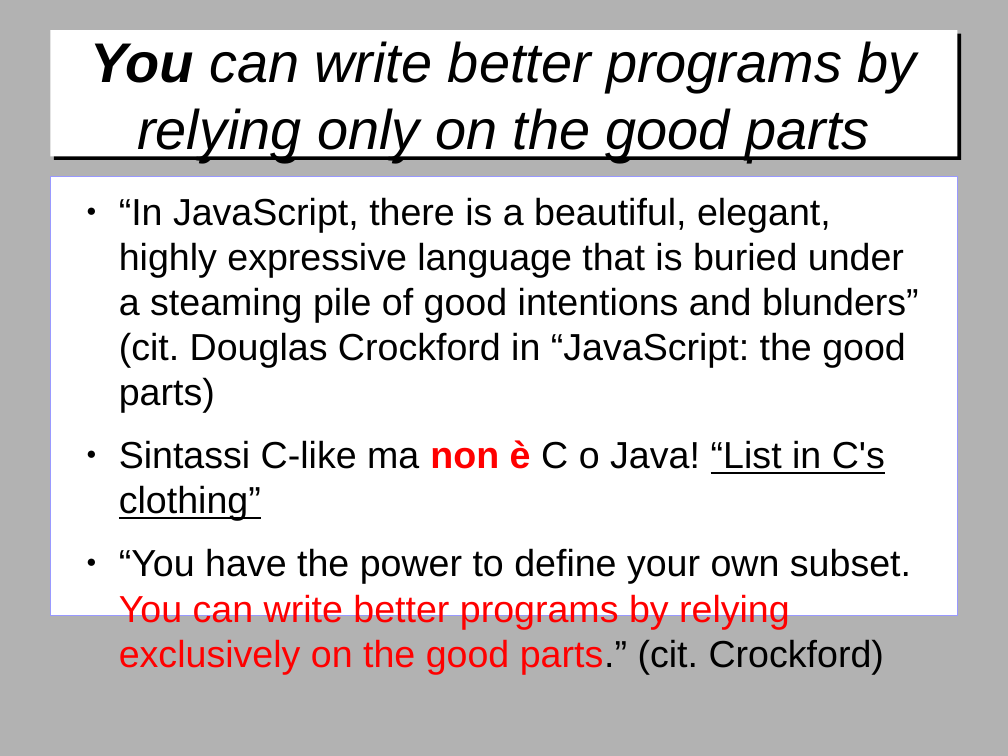
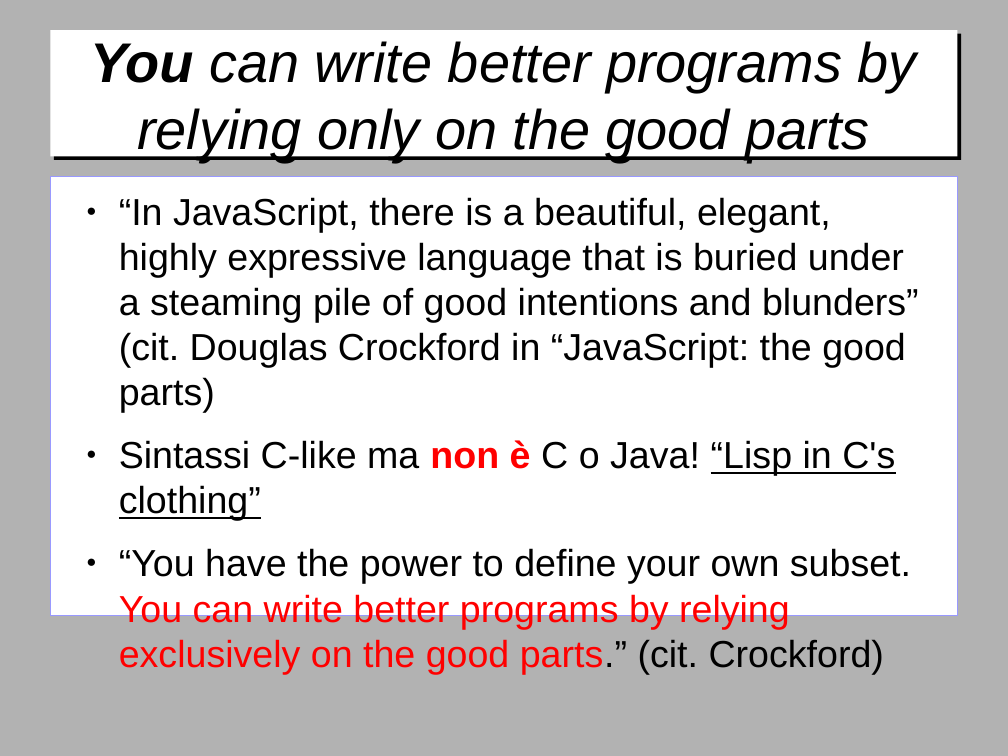
Before and after one commit to gitfer/ARXCourse, a slide deck: slide 21 of ARXCourse.odp (slide 19 before the commit). Drawn at 1008x756 pixels with LibreOffice and Linux fonts; fonts in the diff are those of the drawing; background and template pictures are left out. Boxes give left, top, right and bottom in pixels: in the first picture for what was removed or moved away, otherwise in the second. Text is boxed around its words. In the diff, an @@ line names an element or a change of style, - is before the commit and + after.

```diff
--- a/ARXCourse.odp
+++ b/ARXCourse.odp
@@ text at (119, 440, 895, 521): text changed @@
-● Sintassi C-like ma non è C o Java! “List in C's clothing”
+● Sintassi C-like ma non è C o Java! “Lisp in C's clothing”
```
Also in this commit, not shown: 8 other slides changed, 11 slides added, 3 other files.
